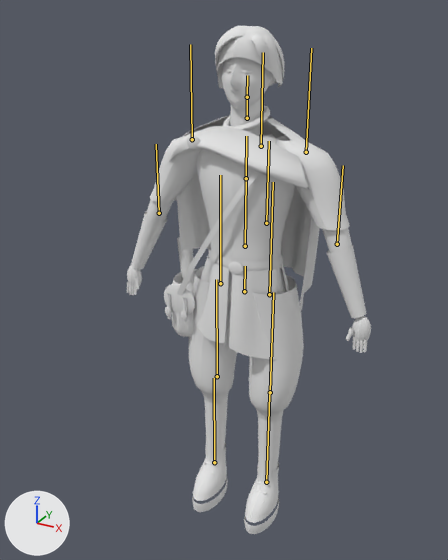
A saved change to the glTF model docs/specs/2026-09-10-skybound/implementation/t02b/character/assets/naru-lod0.glb.
One viewpoint serves both versions: a 50 mm camera at (0.838, -1.666, 1.729) aimed at (-0.03, -0.087, 0.939). The axes (+X, +Y, +Z) are drawn at lower left. The lights are the same throughout. The picture after the commit comes second. The bones that change, and the others that lie on the model, are drawn over the model as lines.

In view in the first picture: 'Naru_skin'.
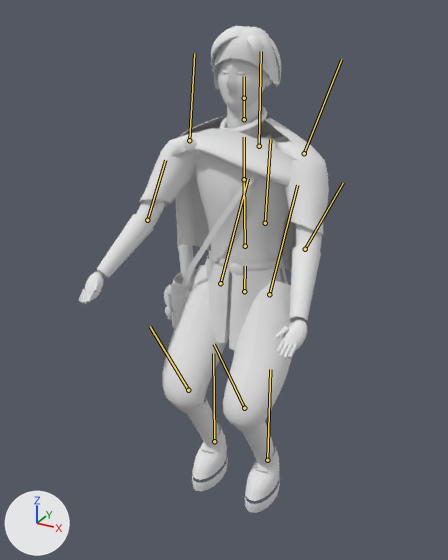
The newer file adds an action. The first version stands in its rest pose; the second is drawn at frame 17 of the action 'jump'.

Edits to the bpy script that builds the scene:
```text
Change bone_spine:
    where bone_spine = bpy.data.objects['Naru_LOD0'].pose.bones['spine']  # child of 'hips'
    bone_spine.rotation_quaternion: (1.0, 0.0, 0.0, 0.0) -> (1.0, 0.027, 0.0, 0.0)  # degrees (0, 0, 0) -> degrees (3, 0, 0)
Change bone_chest:
    where bone_chest = bpy.data.objects['Naru_LOD0'].pose.bones['chest']  # child of 'spine'
    bone_chest.rotation_quaternion: (1.0, 0.0, 0.0, 0.0) -> (1.0, -0.007, 0.0, 0.0)  # degrees (0, 0, 0) -> degrees (-1, 0, 0)
Change bone_upperarm_l:
    where bone_upperarm_l = bpy.data.objects['Naru_LOD0'].pose.bones['upperArm_L']  # child of 'chest'
    bone_upperarm_l.rotation_quaternion: (1.0, 0.0, 0.0, 0.0) -> (0.965, -0.246, -0.022, -0.087)  # degrees (0, 0, 0) -> degrees (-28, -5, -9)
Change bone_forearm_l:
    where bone_forearm_l = bpy.data.objects['Naru_LOD0'].pose.bones['forearm_L']  # child of 'upperArm_L'
    bone_forearm_l.rotation_quaternion: (1.0, 0.0, 0.0, 0.0) -> (0.982, -0.189, 0.0, 0.0)  # degrees (0, 0, 0) -> degrees (-22, 0, 0)
Change bone_upperarm_r:
    where bone_upperarm_r = bpy.data.objects['Naru_LOD0'].pose.bones['upperArm_R']  # child of 'chest'
    bone_upperarm_r.rotation_quaternion: (1.0, 0.0, 0.0, 0.0) -> (0.965, -0.246, 0.022, 0.087)  # degrees (0, 0, 0) -> degrees (-28, 5, 9)
Change bone_forearm_r:
    where bone_forearm_r = bpy.data.objects['Naru_LOD0'].pose.bones['forearm_R']  # child of 'upperArm_R'
    bone_forearm_r.rotation_quaternion: (1.0, 0.0, 0.0, 0.0) -> (0.982, -0.189, 0.0, 0.0)  # degrees (0, 0, 0) -> degrees (-22, 0, 0)
Change bone_capeupper:
    where bone_capeupper = bpy.data.objects['Naru_LOD0'].pose.bones['capeUpper']  # child of 'chest'
    bone_capeupper.rotation_quaternion: (1.0, 0.0, 0.0, 0.0) -> (1.0, -0.02, 0.0, 0.0)  # degrees (0, 0, 0) -> degrees (-2, 0, 0)
Change bone_capelower:
    where bone_capelower = bpy.data.objects['Naru_LOD0'].pose.bones['capeLower']  # child of 'capeUpper'
    bone_capelower.rotation_quaternion: (1.0, 0.0, 0.0, 0.0) -> (0.999, -0.05, 0.0, 0.0)  # degrees (0, 0, 0) -> degrees (-6, 0, 0)
Change bone_thigh_l:
    where bone_thigh_l = bpy.data.objects['Naru_LOD0'].pose.bones['thigh_L']  # child of 'hips'
    bone_thigh_l.rotation_quaternion: (1.0, 0.0, 0.0, 0.0) -> (0.962, -0.273, 0.0, 0.0)  # degrees (0, 0, 0) -> degrees (-32, 0, 0)
Change bone_shin_l:
    where bone_shin_l = bpy.data.objects['Naru_LOD0'].pose.bones['shin_L']  # child of 'thigh_L'
    bone_shin_l.rotation_quaternion: (1.0, 0.0, 0.0, 0.0) -> (0.857, 0.516, 0.0, 0.0)  # degrees (0, 0, 0) -> degrees (62, 0, 0)
Change bone_foot_l:
    where bone_foot_l = bpy.data.objects['Naru_LOD0'].pose.bones['foot_L']  # child of 'shin_L'
    bone_foot_l.rotation_quaternion: (1.0, 0.0, 0.0, 0.0) -> (0.965, -0.262, 0.0, 0.0)  # degrees (0, 0, 0) -> degrees (-30, 0, 0)
Change bone_thigh_r:
    where bone_thigh_r = bpy.data.objects['Naru_LOD0'].pose.bones['thigh_R']  # child of 'hips'
    bone_thigh_r.rotation_quaternion: (1.0, 0.0, 0.0, 0.0) -> (0.962, -0.273, 0.0, 0.0)  # degrees (0, 0, 0) -> degrees (-32, 0, 0)
Change bone_shin_r:
    where bone_shin_r = bpy.data.objects['Naru_LOD0'].pose.bones['shin_R']  # child of 'thigh_R'
    bone_shin_r.rotation_quaternion: (1.0, 0.0, 0.0, 0.0) -> (0.857, 0.516, 0.0, 0.0)  # degrees (0, 0, 0) -> degrees (62, 0, 0)
Change bone_foot_r:
    where bone_foot_r = bpy.data.objects['Naru_LOD0'].pose.bones['foot_R']  # child of 'shin_R'
    bone_foot_r.rotation_quaternion: (1.0, 0.0, 0.0, 0.0) -> (0.965, -0.262, 0.0, 0.0)  # degrees (0, 0, 0) -> degrees (-30, 0, 0)
```

Boxes (x1, y1, x2, y2) around the edits, measured in the pictures (448 x 560 px):
'Naru_skin', posed
    before: (127, 26, 371, 534)
    after: (78, 26, 329, 513)
bone 'spine', root to tip
    before: (245, 246) to (246, 178)
    after: (245, 246) to (244, 179)
bone 'chest', root to tip
    before: (246, 178) to (246, 136)
    after: (244, 179) to (244, 137)
bone 'upperArm_L', root to tip
    before: (306, 152) to (311, 48)
    after: (304, 153) to (341, 59)
bone 'forearm_L', root to tip
    before: (337, 244) to (343, 165)
    after: (305, 249) to (343, 183)
bone 'upperArm_R', root to tip
    before: (192, 139) to (190, 44)
    after: (189, 140) to (194, 53)
bone 'forearm_R', root to tip
    before: (159, 213) to (156, 144)
    after: (147, 220) to (165, 160)
bone 'capeUpper', root to tip
    before: (261, 146) to (263, 52)
    after: (259, 146) to (261, 51)
bone 'capeLower', root to tip
    before: (266, 223) to (269, 141)
    after: (265, 223) to (270, 139)
bone 'thigh_L', root to tip
    before: (269, 294) to (273, 182)
    after: (269, 294) to (297, 185)
bone 'shin_L', root to tip
    before: (270, 392) to (273, 292)
    after: (244, 408) to (214, 344)
bone 'foot_L', root to tip
    before: (266, 482) to (269, 394)
    after: (267, 460) to (270, 369)
bone 'thigh_R', root to tip
    before: (220, 283) to (220, 175)
    after: (220, 283) to (248, 178)
bone 'shin_R', root to tip
    before: (217, 376) to (216, 279)
    after: (188, 390) to (150, 326)
bone 'foot_R', root to tip
    before: (214, 462) to (214, 378)
    after: (214, 441) to (213, 353)
